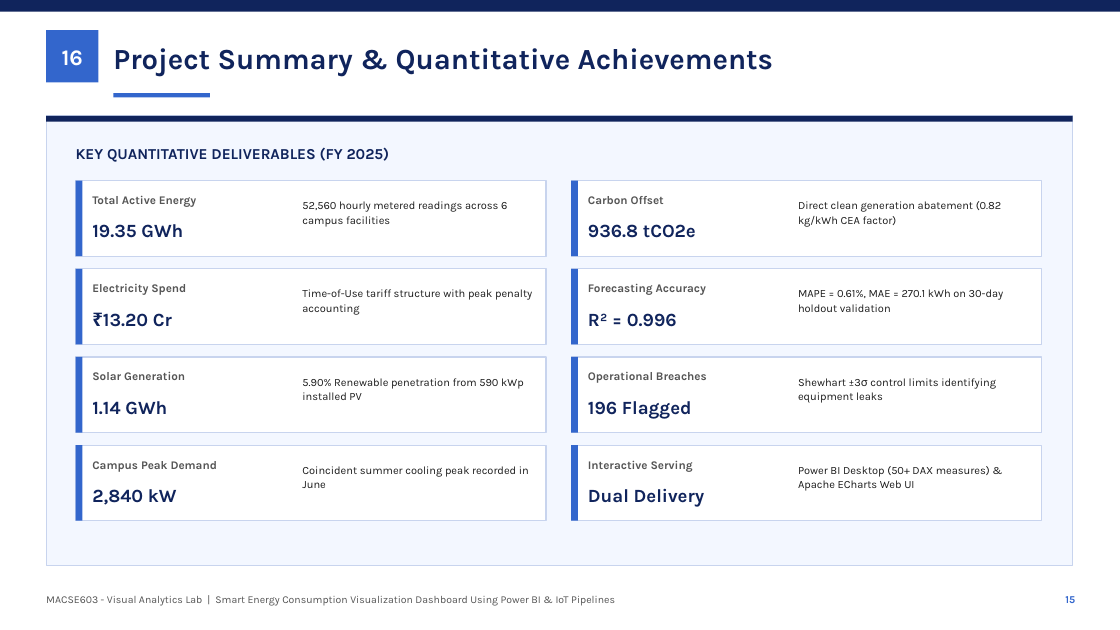
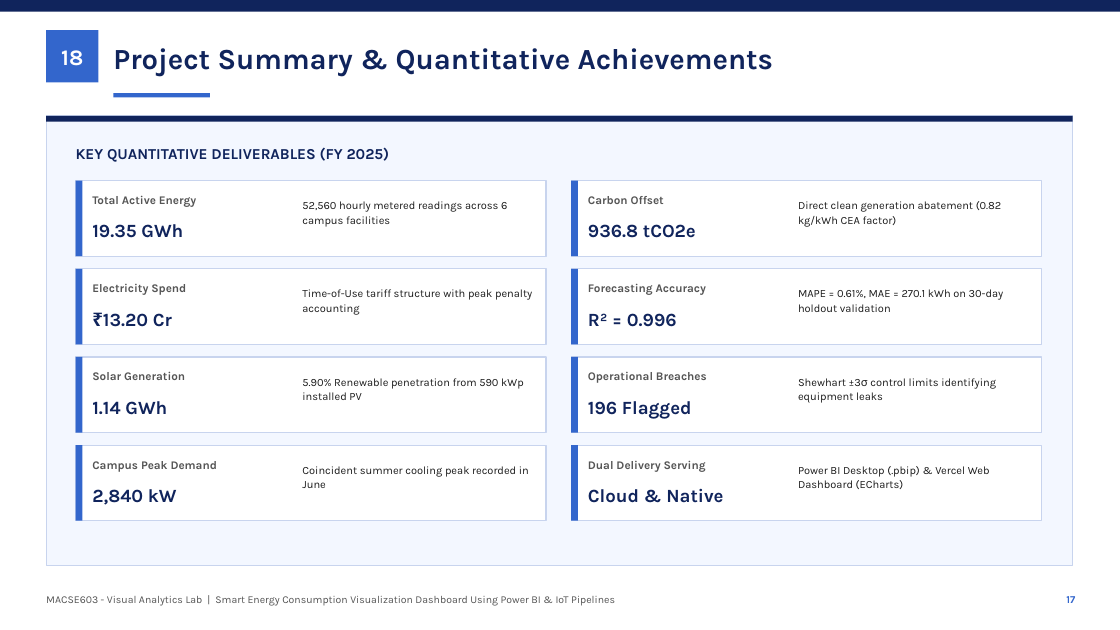
Before and after one commit to adminsharpcode/visual-analytics-lab, a slide deck: slide 18 of Team_VisualAnalytics_SmartEnergy_PowerBI.pptx (slide 16 before the commit). Drawn at 1120x630 pixels with LibreOffice and Linux fonts; fonts in the diff are those of the drawing. Boxes give left, top, right and bottom in pixels: in the first picture for what was removed or moved away, otherwise in the second. Text is boxed around its words. In the diff, an @@ line names an element or a change of style, - is before the commit and + after.

Commit message:
docs(report): add 18-slide presentation deck with Power BI PBIP architecture and comprehensive 12-section capstone report (PDF + Markdown)

```diff
--- a/Team_VisualAnalytics_SmartEnergy_PowerBI.pptx
+++ b/Team_VisualAnalytics_SmartEnergy_PowerBI.pptx
@@ text at (61, 50, 83, 66): text changed @@
-16
+18
@@ text at (588, 461, 706, 472): text changed @@
-Interactive Serving
+Dual Delivery Serving
@@ text at (798, 466, 990, 489): text changed @@
-Power BI Desktop (50+ DAX measures) & Apache ECharts Web UI
+Power BI Desktop (.pbip) & Vercel Web Dashboard (ECharts)
@@ text at (588, 488, 723, 503): text changed @@
-Dual Delivery
+Cloud & Native
@@ text at (1066, 596, 1075, 603): text changed @@
-15
+17
```
Also in this commit, not shown: 2 other slides changed, 2 slides added, 9 other files.
